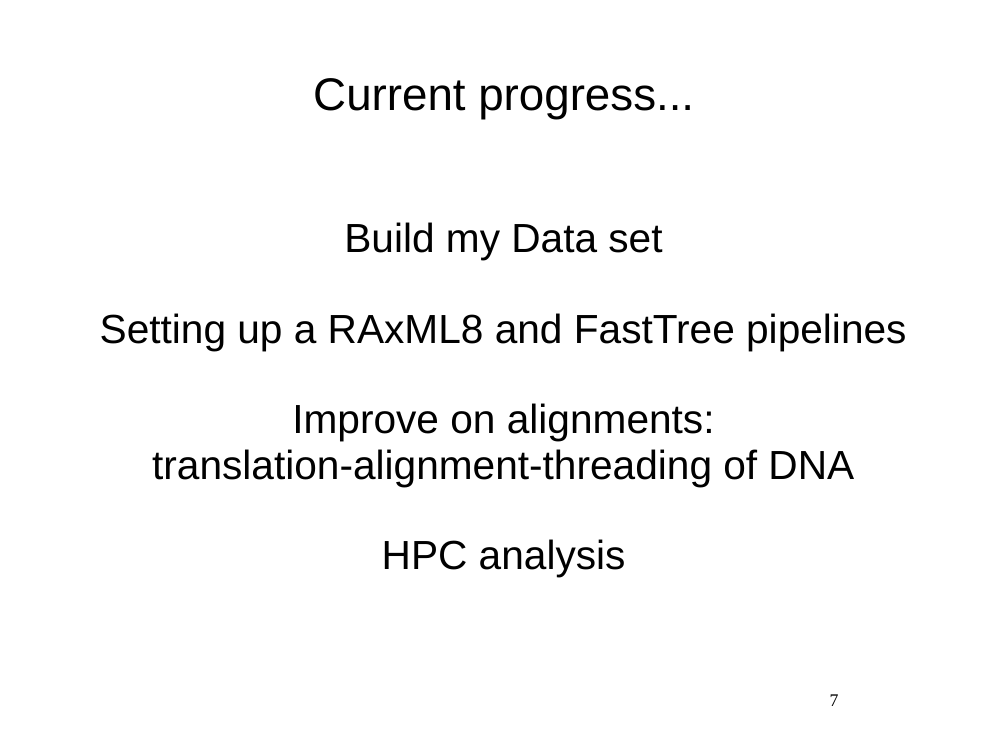
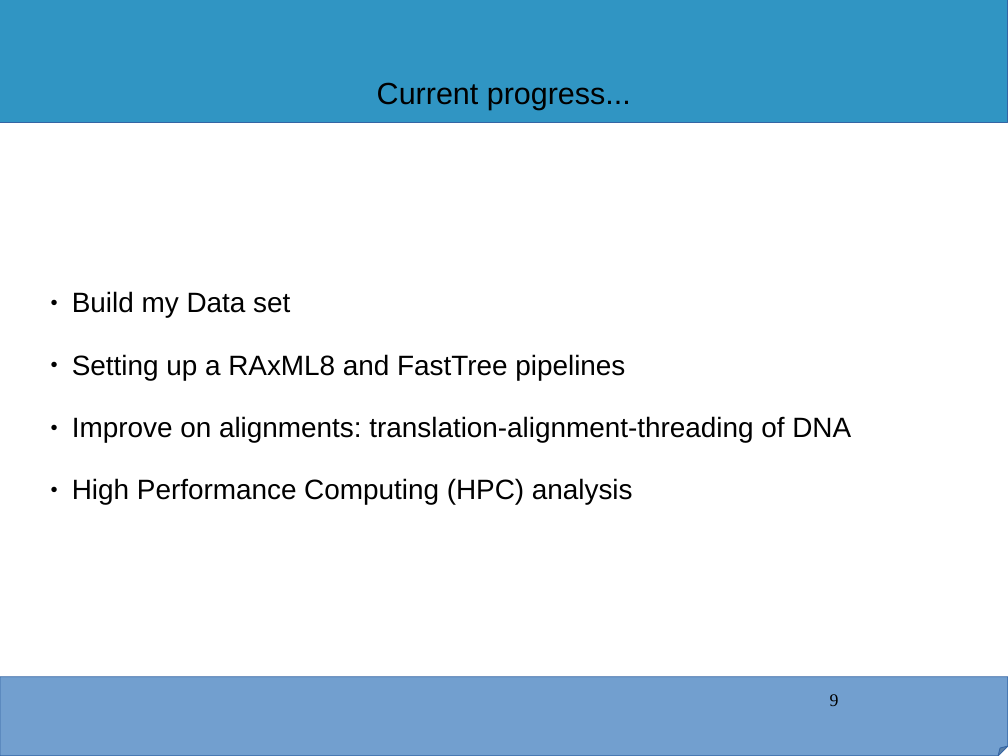
Before and after one commit to kibet-gilbert/co1_metaanalysis, a slide deck: slide 9 of icipe_progress_report.ppt (slide 7 before the commit). Drawn at 1008x756 pixels with LibreOffice and Linux fonts; fonts in the diff are those of the drawing; background and template pictures are left out. Boxes give left, top, right and bottom in pixels: in the first picture for what was removed or moved away, otherwise in the second. Text is boxed around its words. In the diff, an @@ line names an element or a change of style, - is before the commit and + after.

```diff
--- a/icipe_progress_report.ppt
+++ b/icipe_progress_report.ppt
@@ rectangle added at box(0, 0, 1008, 123), fill #3095C3, outline #3465A4 0.74 pt @@
@@ title "Current progress..." at box(377, 82, 631, 110): size 36 to 24 pt @@
@@ subtitle at box(72, 291, 625, 380): size 32 to 22 pt in "Build my Data set", "Setting up a RAxML8 and FastTree pipelines"; alignment centre to left; bullet none to ● @@
@@ subtitle at box(72, 416, 851, 505): text changed; size 32 to 22 pt @@
-Improve on alignments:
-translation-alignment-threading of DNA
-HPC analysis
+● Improve on alignments: translation-alignment-threading of DNA
+● High Performance Computing (HPC) analysis
@@ folded corner added at box(0, 677, 1008, 756), fill #729FCF, outline #3465A4 0.74 pt @@
@@ page number at box(830, 694, 839, 706): text changed @@
-7
+9
```
Also in this commit, not shown: 5 other slides changed, 5 slides added, 2 slides removed, 3 other files.
